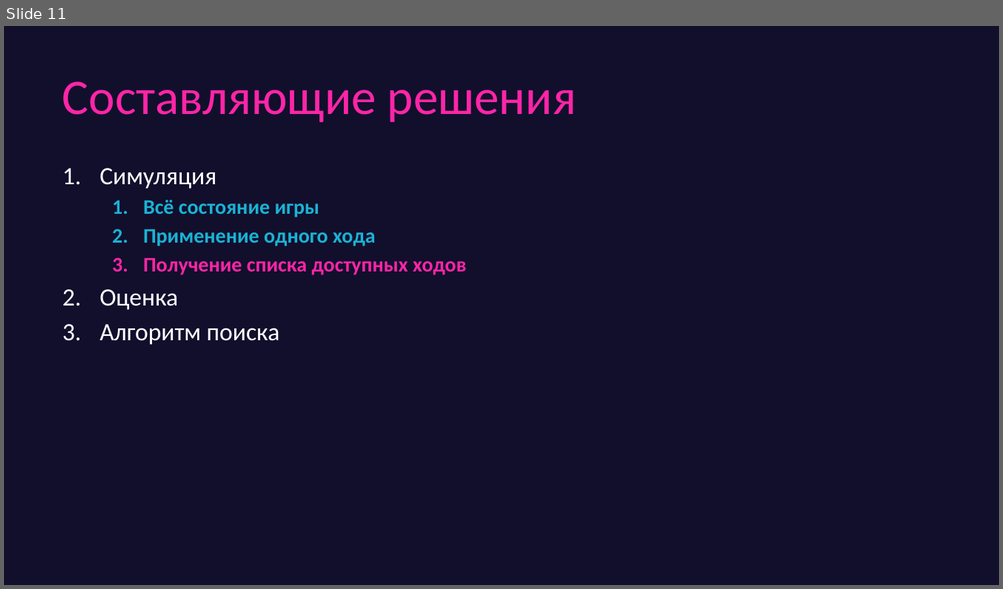
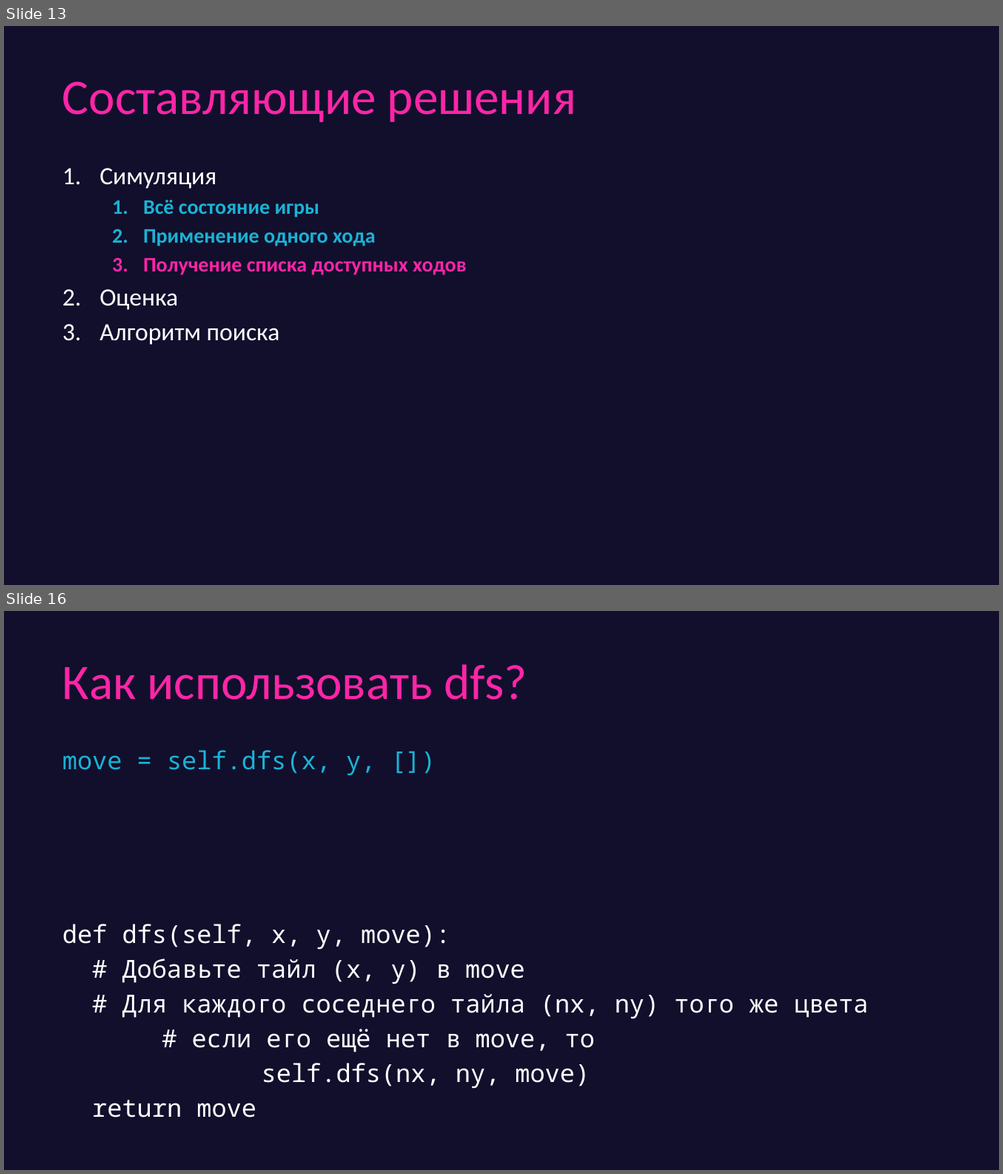
Before and after one commit to game-ai-course/game-ai-school, a slide deck: slides/online_4dx1.5h/day2-greedy.pptx. Shown one above the other, each under a label of ours: slide 11 before the commit, slides 13 and 16 after it; the slides between them are not shown. The pictures are 1003x589 and 1003x1174 pixels, drawn with LibreOffice and Linux fonts; fonts in the diff are those of the drawing. Boxes give left, top, right and bottom in pixels: in the first picture for what was removed or moved away, otherwise in the second. Text is boxed around its words. In the diff, an @@ line names an element or a change of style, - is before the commit and + after.

```diff
--- a/slides/online_4dx1.5h/day2-greedy.pptx
+++ b/slides/online_4dx1.5h/day2-greedy.pptx
@@ slide 16 added at [4,611,999,1170], background #110F2C @@
@@ title added at [62,664,526,700], 48 pt, text #FE25A7 @@
+Как использовать dfs?
@@ text added at [62,750,868,1118], 24 pt, text #FFFFFF @@
+move = self.dfs(x, y, [])
+def dfs(self, x, y, move):
+# Добавьте тайл (x, y) в move
+# Для каждого соседнего тайла (nx, ny) того же цвета
+# если его ещё нет в move, то
+self.dfs(nx, ny, move)
+return move
@@ what was slide 11 is now slide 13 @@
```
Also in this commit, not shown: 9 slides changed, 4 other slides added, 1 slide removed, 1 other file.
